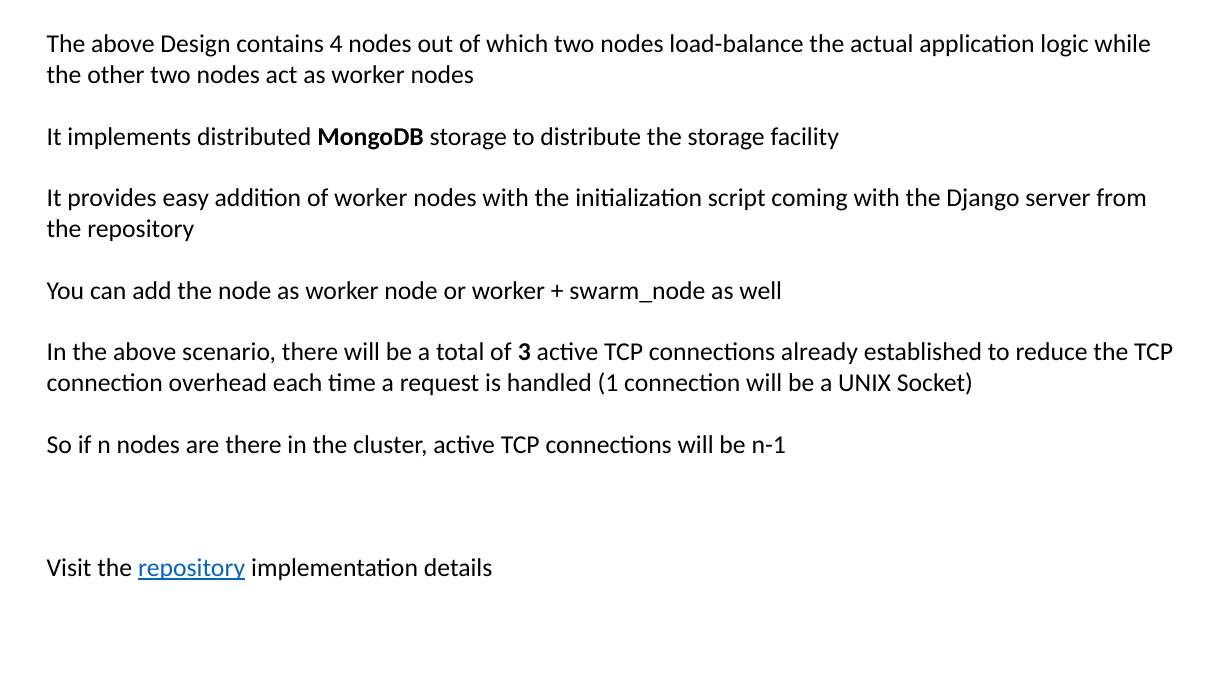
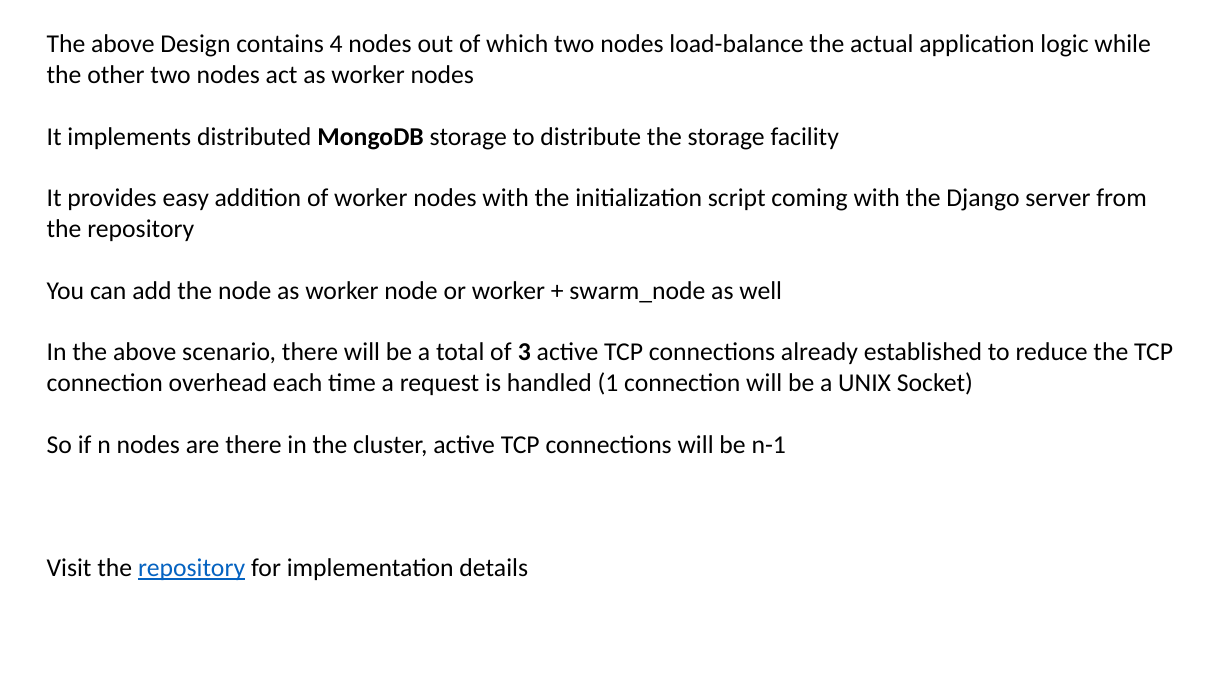
Before and after one commit to VaradBelwalkar/Scalable-Platform-as-a-Service, a slide deck: slide 5 of reference.pptx. Drawn at 1232x693 pixels with LibreOffice and Linux fonts; fonts in the diff are those of the drawing. Boxes give left, top, right and bottom in pixels: in the first picture for what was removed or moved away, otherwise in the second. Text is boxed around its words. In the diff, an @@ line names an element or a change of style, - is before the commit and + after.

```diff
--- a/reference.pptx
+++ b/reference.pptx
@@ text at (47,558,528,580): text changed @@
-Visit the repository implementation details
+Visit the repository for implementation details
```
